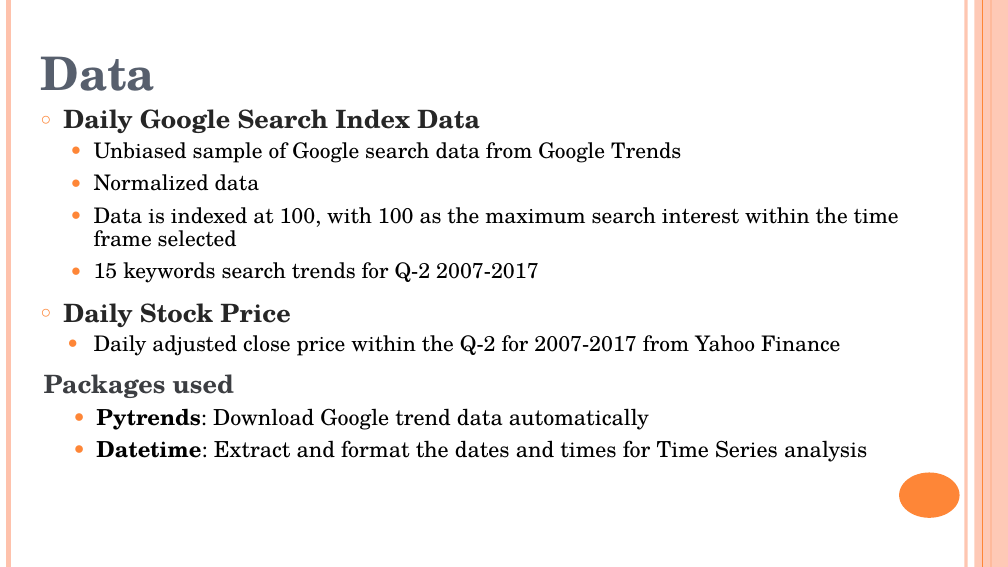
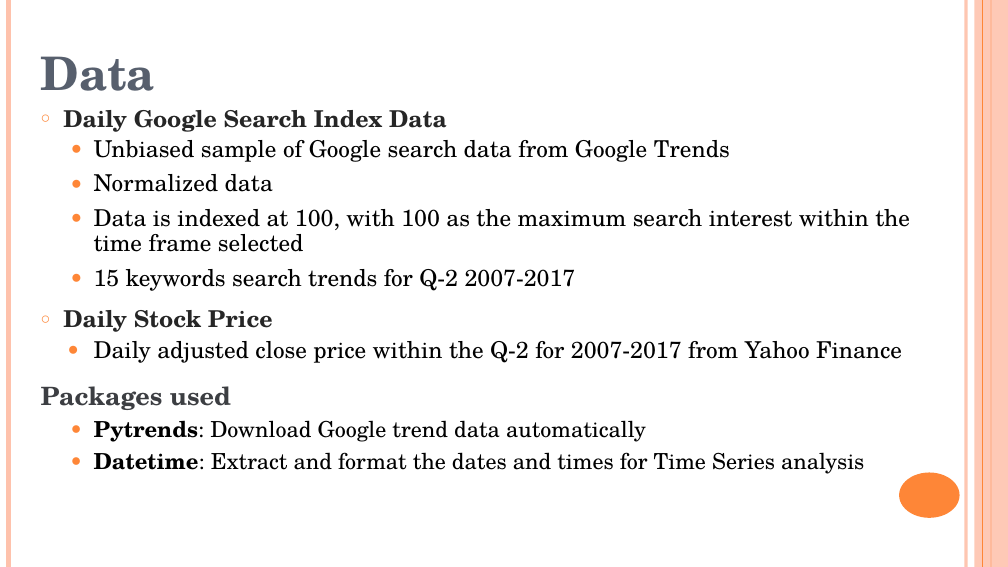
Before and after one commit to khyatiparekh/Searching-for-Success, a slide deck: slide 4 of Doc/FinalPresentation.pptx. Drawn at 1008x567 pixels with LibreOffice and Linux fonts; fonts in the diff are those of the drawing. Boxes give left, top, right and bottom in pixels: in the first picture for what was removed or moved away, otherwise in the second. Text is boxed around its words. In the diff, an @@ line names an element or a change of style, - is before the commit and + after.

Commit message:
few more formatting changes

```diff
--- a/Doc/FinalPresentation.pptx
+++ b/Doc/FinalPresentation.pptx
@@ text "Daily Google Search Index Data" at box(63, 110, 910, 363): size 24.1 to 22.1 pt in "Daily Google Search Index Data", "Daily Stock Price"; size 20.4 to 22.1 pt in "Unbiased sample of Google search data from ...", "Normalized data", "Data is indexed at 100, with 100 ...", "15 keywords search trends for Q-2 2007-2017" and 1 more places @@
@@ text "Packages used": place and size @@
-text "Packages used" at box(44, 374, 867, 462)
+text "Packages used" at box(41, 386, 864, 474)
```
Also in this commit, not shown: 4 other slides changed.
